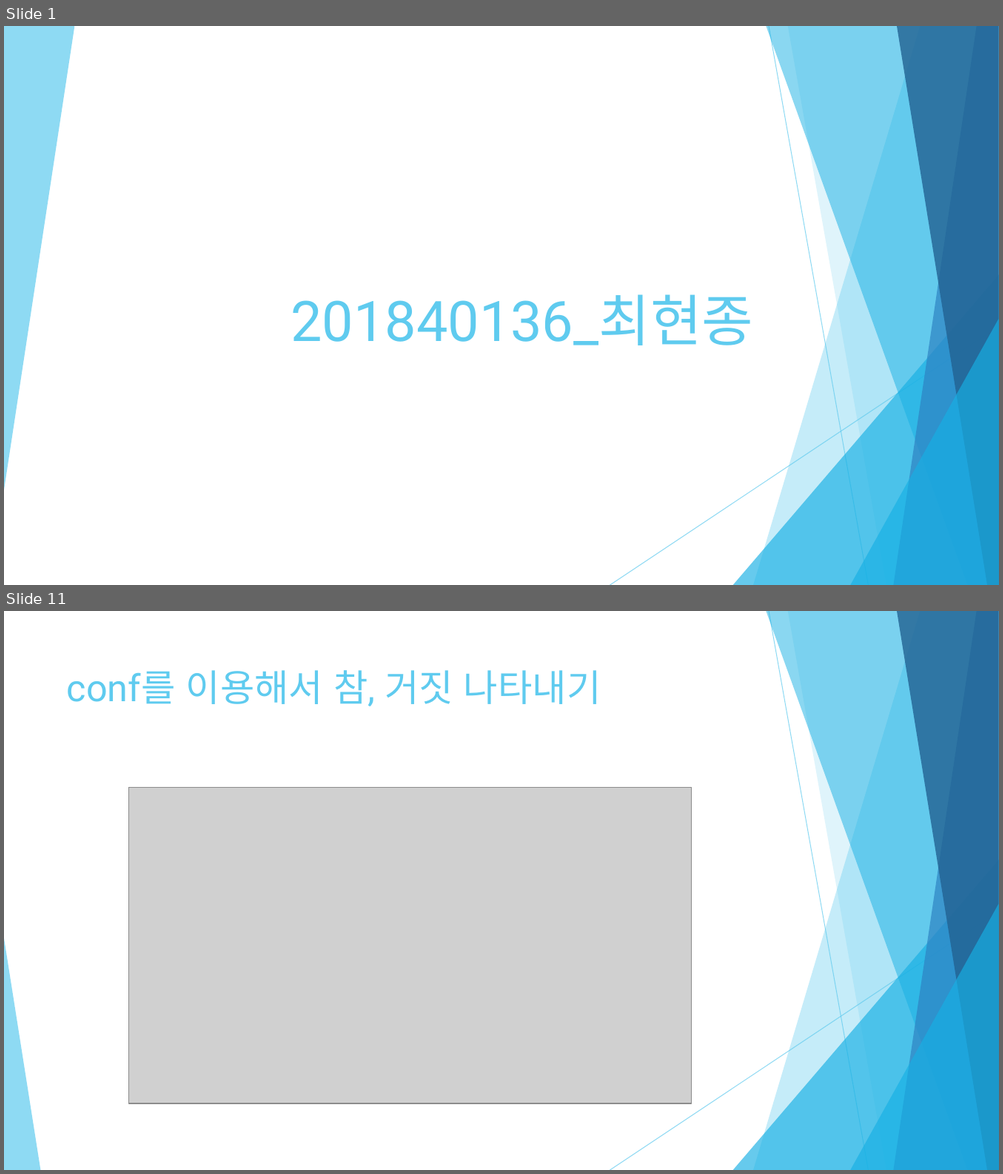
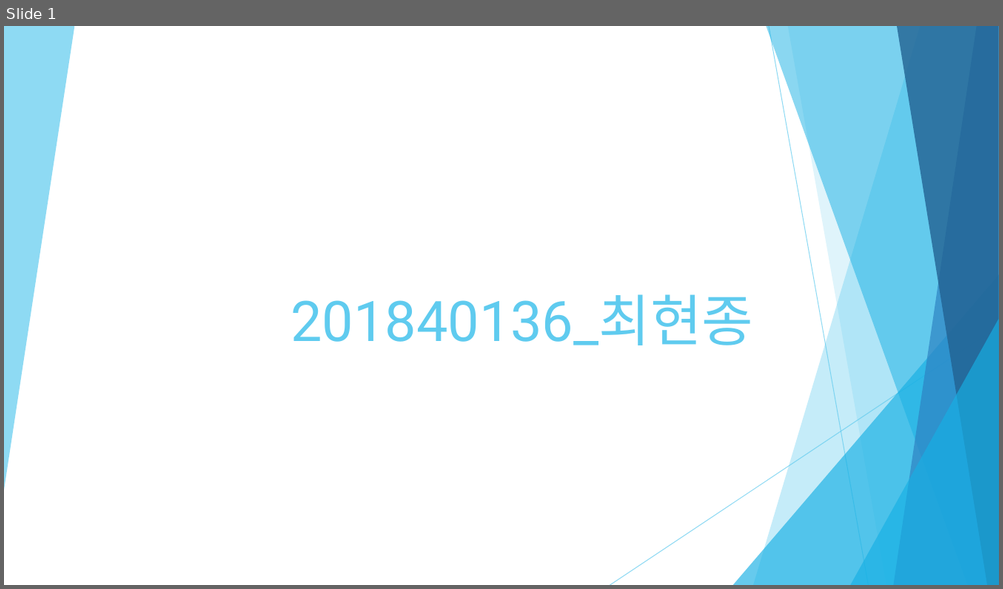
Before and after one commit to Meojong/php_201840136, a slide deck: 201840136_최현종_PHP_2주차.pptx. Shown one above the other, each under a label of ours: slides 1 and 11 before the commit, slide 1 after it; the slides between them are not shown. The pictures are 1003x1174 and 1003x589 pixels, drawn with LibreOffice and Linux fonts; fonts in the diff are those of the drawing; grey boxes stand for pictures. Boxes give left, top, right and bottom in pixels: in the first picture for what was removed or moved away, otherwise in the second. Text is boxed around its words. In the diff, an @@ line names an element or a change of style, - is before the commit and + after.

```diff
--- a/201840136_최현종_PHP_2주차.pptx
+++ b/201840136_최현종_PHP_2주차.pptx
@@ slide 11 removed at (x1=4, y1=611, x2=999, y2=1170), background #FFFFFF; not listed: 9 template elements that a slide beside it also shows @@
@@ title removed at (x1=67, y1=670, x2=600, y2=706) @@
-conf를 이용해서 참, 거짓 나타내기
@@ picture removed at (x1=128, y1=787, x2=692, y2=1103) @@
@@ triangle removed at (x1=4, y1=939, x2=40, y2=1170) @@
```
Also in this commit, not shown: 6 slides changed, 6 slides added, 8 other slides removed.
